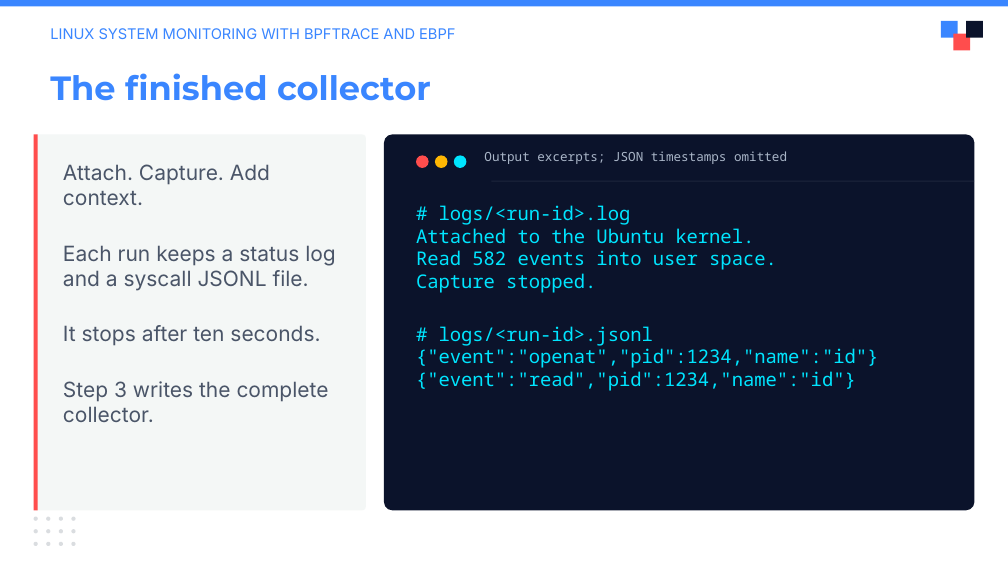
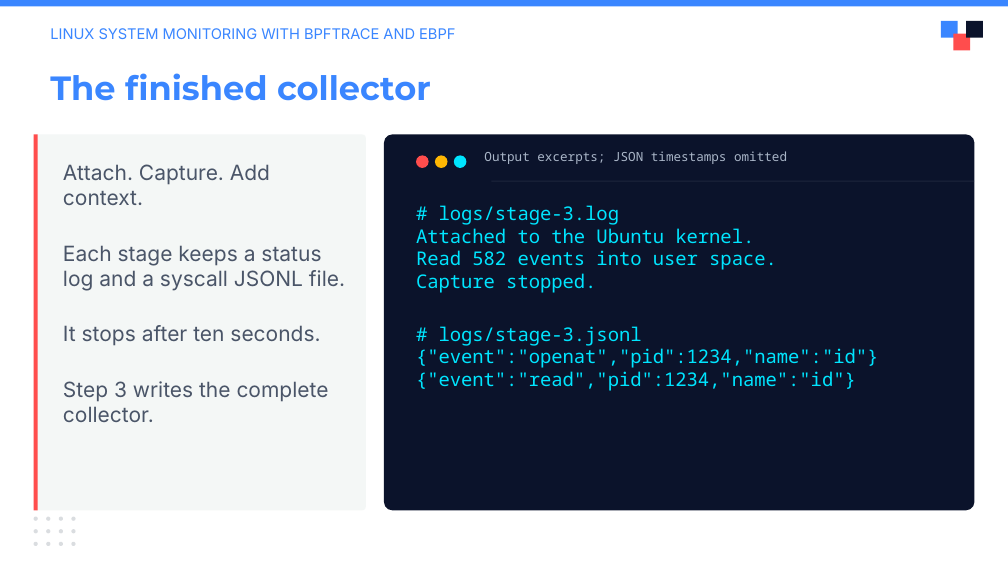
Before and after one commit to julianshalaby-perj/falco-libs-workshop, a slide deck: slide 12 of presentation/falco-libs-intro.pptx. Drawn at 1008x567 pixels with LibreOffice and Linux fonts; fonts in the diff are those of the drawing; background and template pictures are left out. Boxes give left, top, right and bottom in pixels: in the first picture for what was removed or moved away, otherwise in the second. Text is boxed around its words. In the diff, an @@ line names an element or a change of style, - is before the commit and + after.

Commit message:
Use stage filenames in workshop slides

```diff
--- a/presentation/falco-libs-intro.pptx
+++ b/presentation/falco-libs-intro.pptx
@@ text at (439,205,620,225): text changed @@
-# logs/<run-id>.log
+# logs/stage-3.log
@@ text at (63,245,345,291): text changed @@
-Each run keeps a status log and a syscall JSONL file.
+Each stage keeps a status log and a syscall JSONL file.
@@ text at (439,326,642,346): text changed @@
-# logs/<run-id>.jsonl
+# logs/stage-3.jsonl
```
Also in this commit, not shown: 1 other slide changed.
